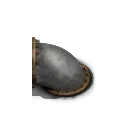
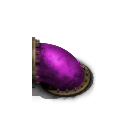
Layer changes from the first 128×128 image to the second:
pixels changed over [35, 39, 85, 92] (layer not identified)
